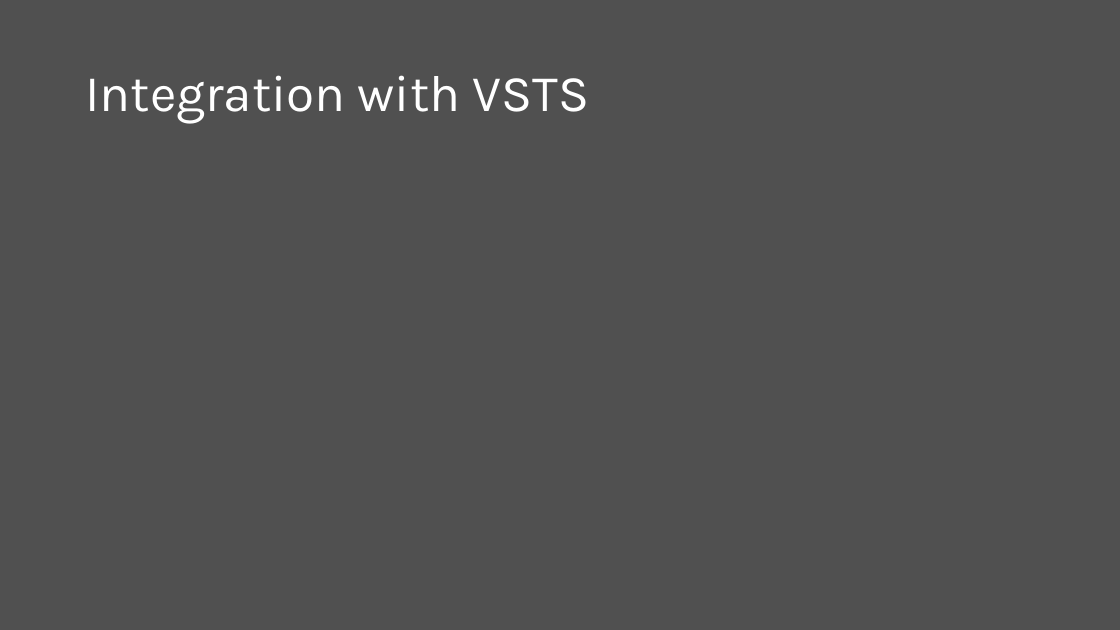
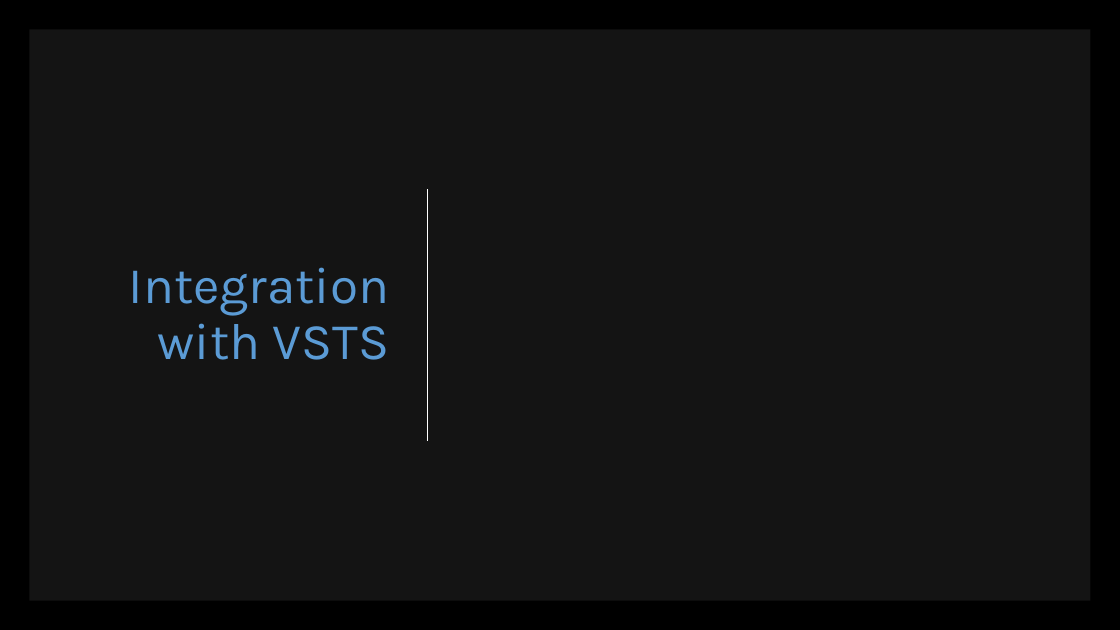
Before and after one commit to scottaddie/slide-decks, a slide deck: slide 7 of Tour de .NET Core CLI.pptx. Drawn at 1120x630 pixels with LibreOffice and Linux fonts; fonts in the diff are those of the drawing. Boxes give left, top, right and bottom in pixels: in the first picture for what was removed or moved away, otherwise in the second. Text is boxed around its words. In the diff, an @@ line names an element or a change of style, - is before the commit and + after.

Commit message:
Design changes

```diff
--- a/Tour de .NET Core CLI.pptx
+++ b/Tour de .NET Core CLI.pptx
@@ background #505050 to #000000 @@
@@ rectangle added at (29, 29, 1091, 601), fill #FFFFFF at 8% opacity @@
@@ title "Integration with VSTS": place and size @@
-title "Integration with VSTS" at (85, 75, 590, 123)
+title "Integration with VSTS" at (129, 267, 390, 360)
@@ title "Integration with VSTS" at (129, 267, 390, 360): text colour #FFFFFF to #5B9BD5; alignment left to right @@
@@ line added from (428, 189) to (428, 441), #FFFFFF 1.5 pt @@
```
Also in this commit, not shown: 7 other slides changed.
